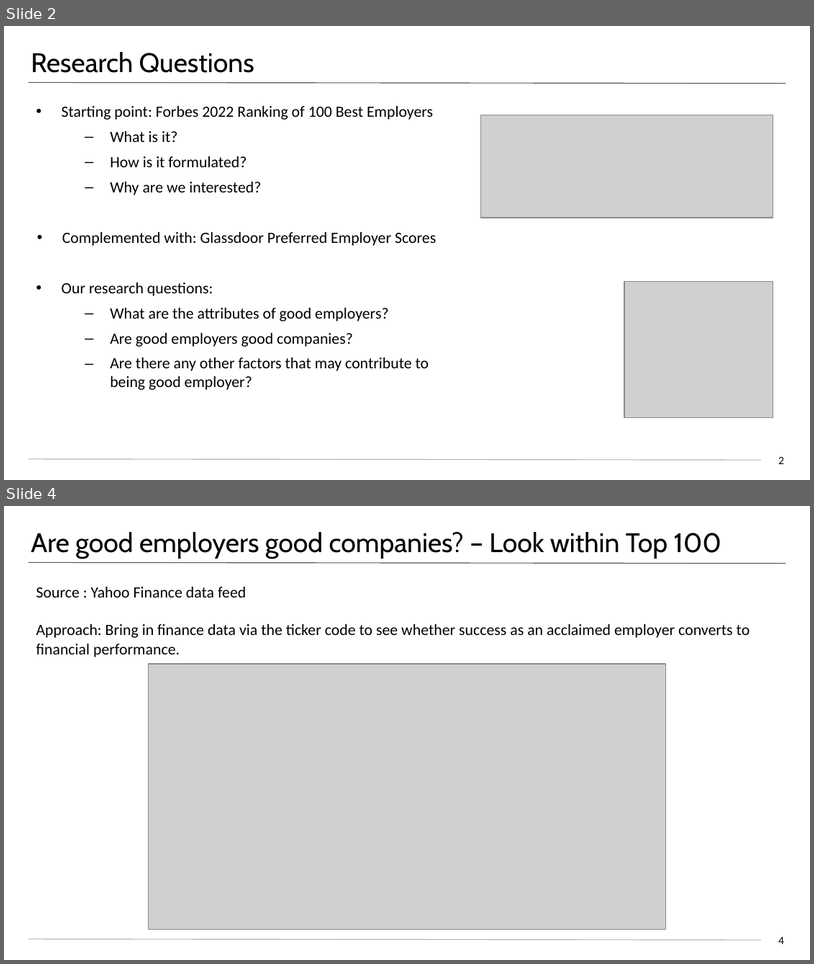
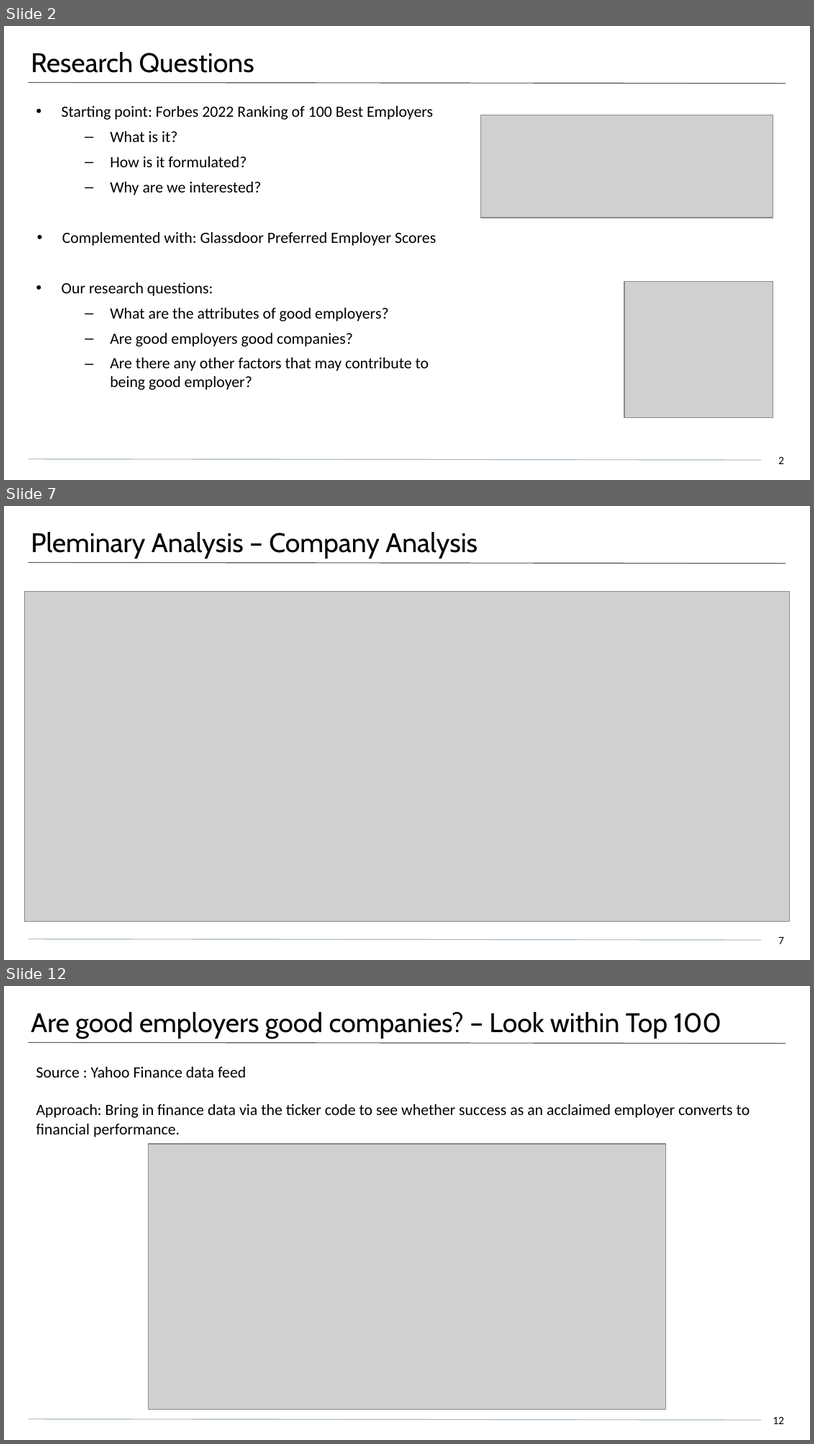
Before and after one commit to timonx11/Project-1-Demonstrasion-Group6, a slide deck: Presentation3.pptx. Shown one above the other, each under a label of ours: slides 2 and 4 before the commit, slides 2, 7 and 12 after it; the slides between them are not shown. The pictures are 814x964 and 814x1444 pixels, drawn with LibreOffice and Linux fonts; fonts in the diff are those of the drawing; grey boxes stand for pictures. Boxes give left, top, right and bottom in pixels: in the first picture for what was removed or moved away, otherwise in the second. Text is boxed around its words. In the diff, an @@ line names an element or a change of style, - is before the commit and + after.

```diff
--- a/Presentation3.pptx
+++ b/Presentation3.pptx
@@ slide 7 added at (4, 506, 810, 960), background #FFFFFF; not listed: 2 template elements that a slide beside it also shows @@
@@ title added at (31, 532, 478, 559), 24 pt, text #000000 @@
+Pleminary Analysis – Company Analysis
@@ picture added at (25, 592, 790, 921) @@
@@ page number added at (779, 937, 784, 944), 10 pt, text #000000 @@
+7
@@ what was slide 4 is now slide 12 @@
@@ page number at (773, 1417, 784, 1424): text changed @@
-4
+12
```
Also in this commit, not shown: 1 slide changed, 7 other slides added, 8 other files.
